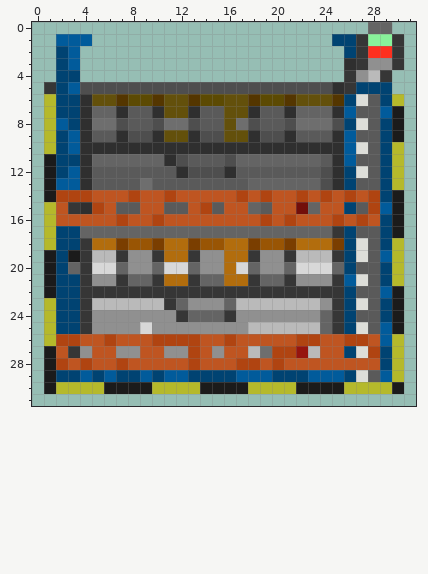
Two versions of one pixel-art sprite, Resources/Textures/_NF/Structures/Storage/crate_storage_rack.rsi/fill-3.png. Above is the file before it was changed.
The file is 32x32 pixels. Colours within 5 levels of each other are drawn and written as one.
After:
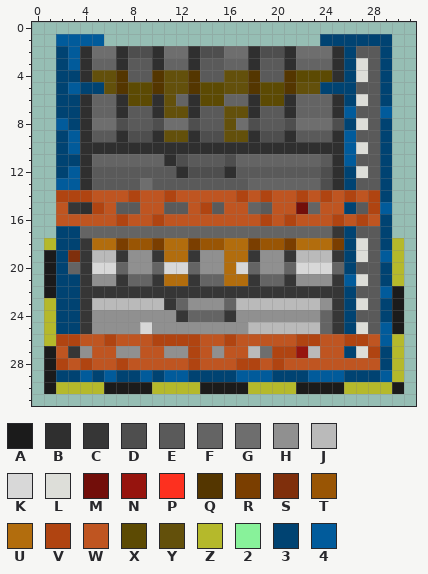
Palette (. is transparent): A #1b1b1b  B #2f2f2f  C #363636  D #4e4e4e  E #5a5a5a  F #646464  G #6e6e6e  H #909090  J #bababa  K #d8d8d8  L #ddded9  M #720e0a  N #96140e  P #fd301f  Q #543600  R #7a3e00  S #7f2f0c  T #995504  U #b26d0d  V #b04411  W #bf5521  X #5c4a03  Y #63500b  Z #b5b92b  2 #88f29a  3 #004372  4 #015b9b
Difference:
Colour 3 is added in row 1 at x 24.
Colour 3 replaces colour 2 in row 1 at x 28 to 29.
Colour 3 replaces colour B in row 3 at x 26; in row 5 at x 25.
Colour 3 replaces colour C in row 1 at x 27; in row 4 at x 26 and 29; in row 5 at x 26.
Colour 3 replaces colour D in row 5 at x 4 to 5 and 24.
Colour 3 replaces colour E in row 29 at x 28.
Colour 3 replaces colour H in row 3 at x 29.
Colour 3 replaces colour L in row 29 at x 27.
Colour 3 replaces colour P in row 2 at x 29.
Colour 4 is added in row 1 at x 5.
Colour B is added in rows 2 to 3 at x 4, 7, 10, 13, 18, 21 and 25; in row 4 at x 4 and 25.
Colour B replaces colour Q in row 6 at x 7, 10, 13, 18, 21 and 25.
Colour D is added in row 2 at x 8 to 9, 14 to 15 and 19 to 20.
Colour E is added in rows 3 to 4 at x 8 to 9, 14 to 15 and 19 to 20.
Colour E replaces colour 3 in row 5 at x 27 to 28.
Colour E replaces colour C in row 2 at x 27.
Colour E replaces colour H in row 3 at x 28.
Colour E replaces colour J in row 4 at x 28.
Colour E replaces colour P in row 2 at x 28.
Colour F is added in row 3 at x 5 to 6, 11 to 12, 16 to 17 and 22 to 24.
Colour F replaces colour Y in row 6 at x 5 to 6, 12, 16 to 17 and 22 to 24.
Colour G is added in row 2 at x 5 to 6, 11 to 12, 16 to 17 and 22 to 24.
Colour L replaces colour C in row 3 at x 27.
Colour L replaces colour H in row 4 at x 27.
Colour Q is added in row 4 at x 7, 10, 13, 18 and 21.
Colour Q replaces colour D in row 5 at x 7, 10, 13, 18 and 21.
Colour S replaces colour A in row 19 at x 3.
Colour X is added in row 4 at x 22 to 24.
Colour X replaces colour D in row 5 at x 8 to 9, 14 to 15 and 19 to 20.
Colour Y is added in row 4 at x 5 to 6, 11 to 12 and 16 to 17.
Colour Y replaces colour D in row 5 at x 6, 11 to 12, 16 to 17 and 22 to 23.
Colour A is gone in rows 7 to 9 at x 30; in rows 11 to 13 at x 1; in row 14 at x 1 and 30; in rows 15 to 17 at x 30.
Colour C is gone in rows 1 to 3 at x 30; in row 5 at x 1.
Colour F is gone in row 0 at x 28 to 29.
Colour Z is gone in row 6 at x 1 and 30; in rows 7 to 9 at x 1; in row 10 at x 1 and 30; in rows 11 to 13 at x 30; in rows 15 to 17 at x 1.
Where, in picture pixels (left, top, right, bottom), the same in both pictures:
changed: (44, 22, 404, 262)
changed: (356, 370, 380, 382)
